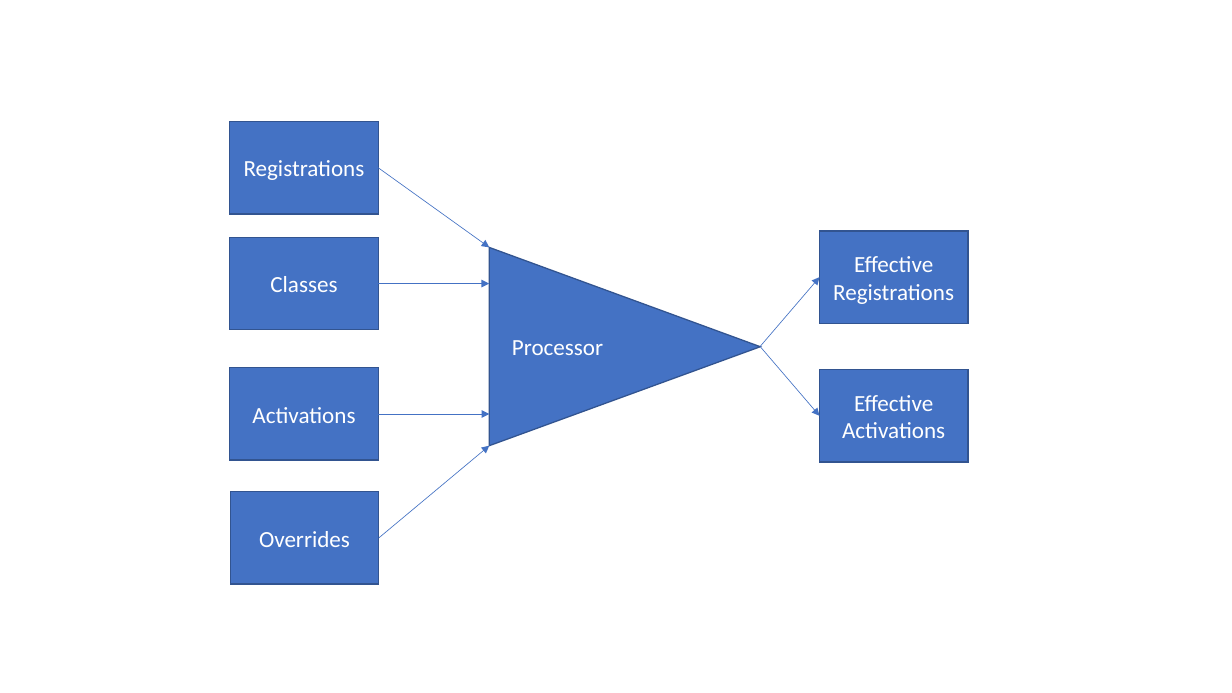
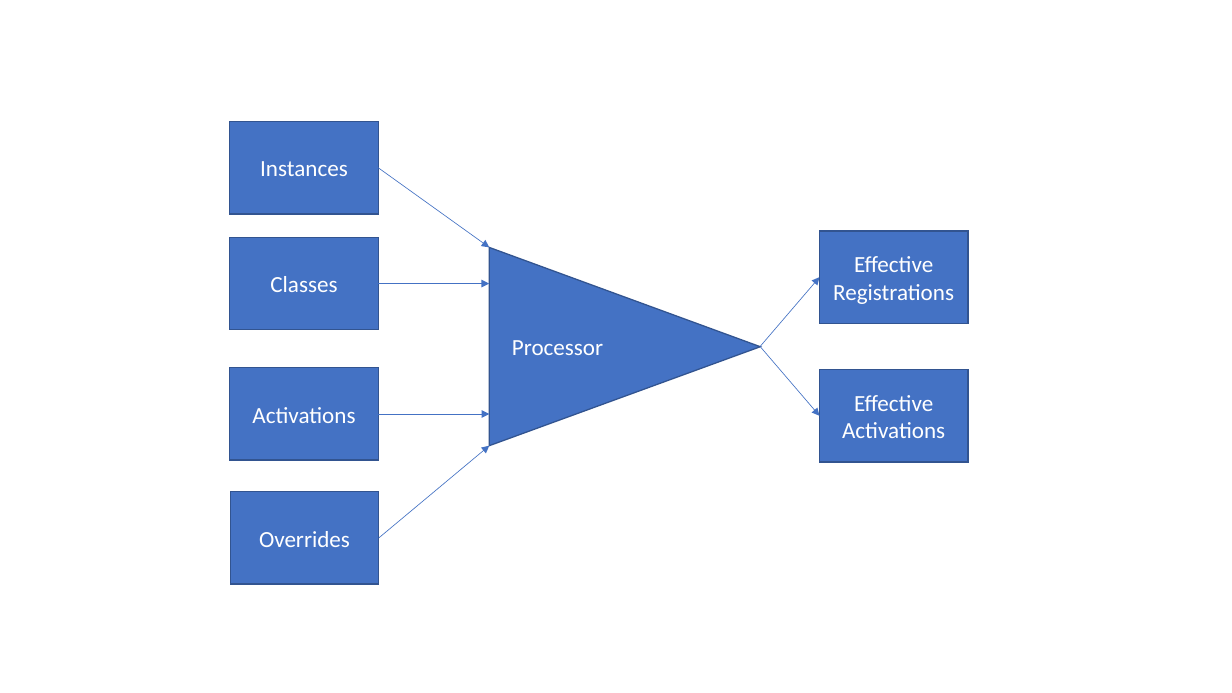
Before and after one commit to JeffersonLab/jaws, a slide deck: slide 1 of docs/AlarmProcessorDiagram.pptx. Drawn at 1232x693 pixels with LibreOffice and Linux fonts; fonts in the diff are those of the drawing. Boxes give left, top, right and bottom in pixels: in the first picture for what was removed or moved away, otherwise in the second. Text is boxed around its words. In the diff, an @@ line names an element or a change of style, - is before the commit and + after.

```diff
--- a/docs/AlarmProcessorDiagram.pptx
+++ b/docs/AlarmProcessorDiagram.pptx
@@ text in rectangle at bbox=[260, 161, 348, 176]: text changed @@
-Registrations
+Instances
```
Also in this commit, not shown: 1 other file.
